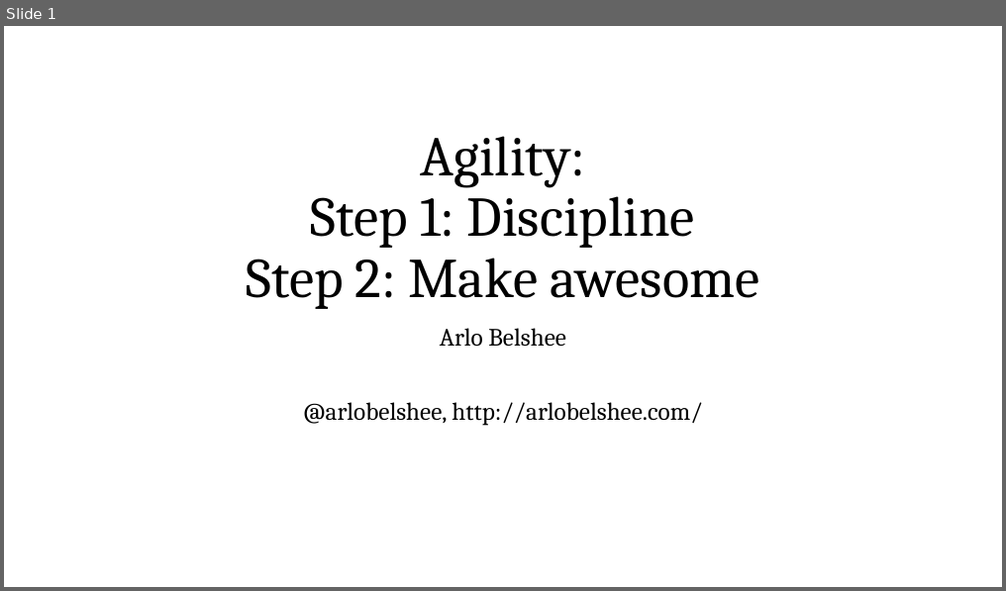
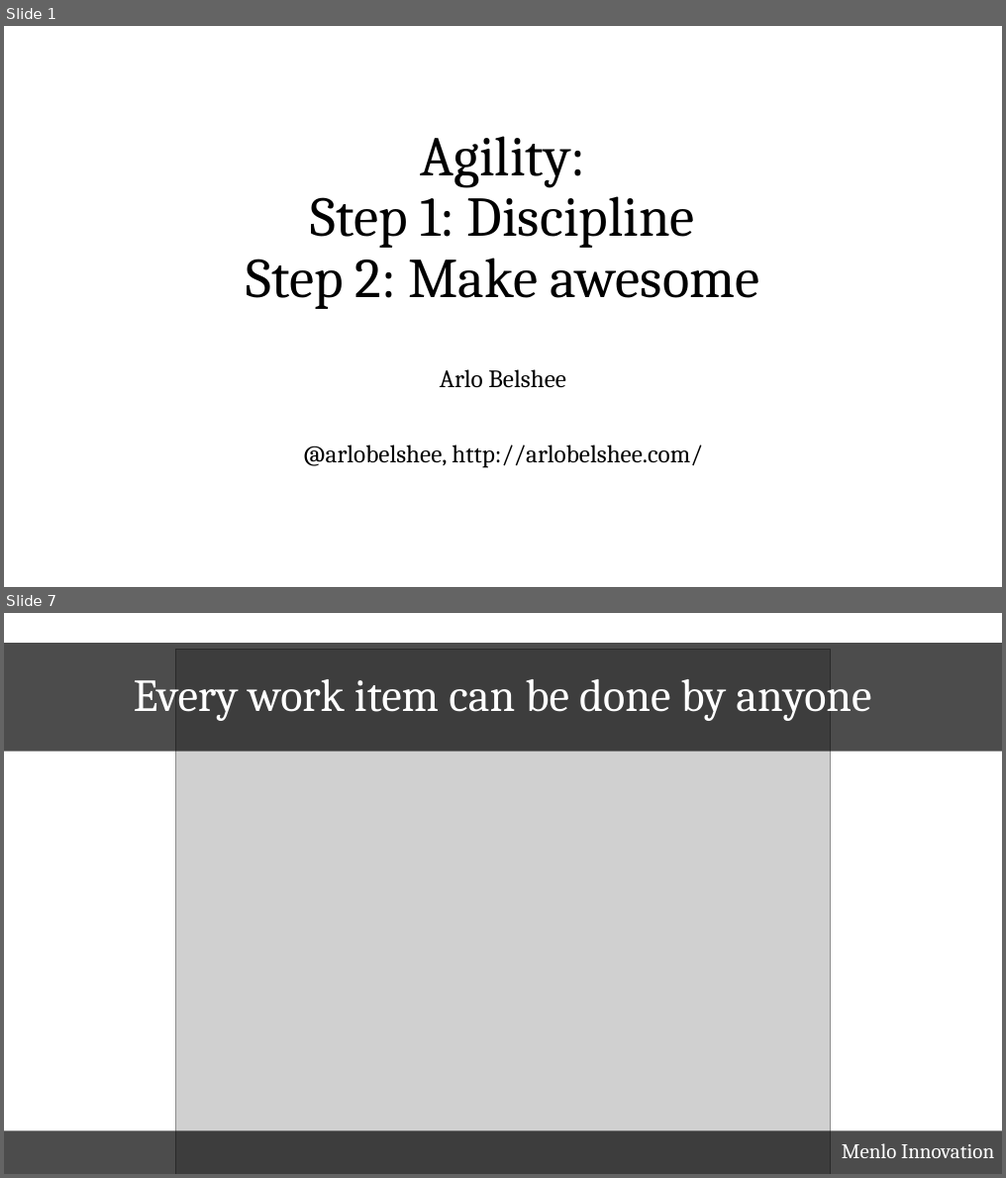
Before and after one commit to arlobelshee/Presentations, a slide deck: top teams/top teams.pptx. Shown one above the other, each under a label of ours: slide 1 before the commit, slides 1 and 7 after it; the slides between them are not shown. The pictures are 1006x591 and 1006x1178 pixels, drawn with LibreOffice and Linux fonts; fonts in the diff are those of the drawing; grey boxes stand for pictures. Boxes give left, top, right and bottom in pixels: in the first picture for what was removed or moved away, otherwise in the second. Text is boxed around its words. In the diff, an @@ line names an element or a change of style, - is before the commit and + after.

Commit message:
Added a bunch more pictures.

```diff
--- a/top teams/top teams.pptx
+++ b/top teams/top teams.pptx
@@ slide 7 added at (4,613,1002,1174), background #FFFFFF @@
@@ title added at (4,643,1002,752), fill #000000 at 70% opacity, 44 pt, text #FFFFFF @@
+Every work item can be done by anyone
@@ picture added at (176,649,831,1174) @@
@@ text added at (4,1131,1002,1174), fill #000000 at 70% opacity, 20 pt, text #FFFFFF @@
+Menlo Innovation
@@ slide 1 changed as well @@
@@ subtitle "Arlo Belshee": place and size @@
-subtitle "Arlo Belshee" at (303,328,702,426)
+subtitle "Arlo Belshee" at (303,370,702,469)
```
Also in this commit, not shown: 20 other slides added.
